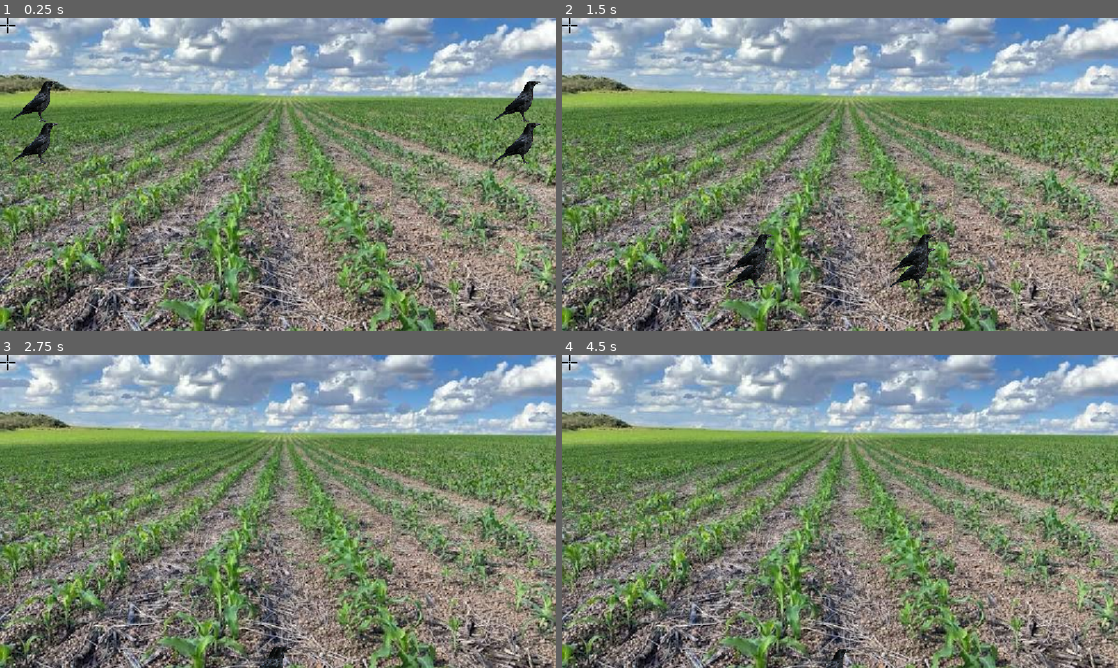
Above: before the commit, frames 1-4 (two rows, left to right).
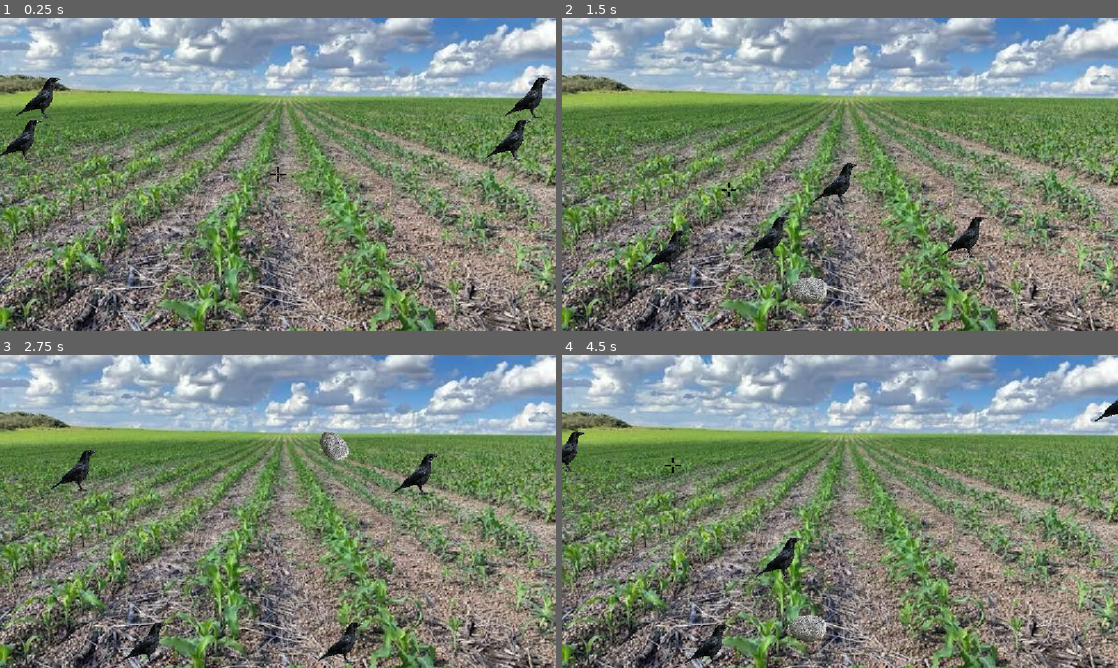
Above: after the commit, the same moments.

Repository: Alanderson-LS/Jogo-Tortarado
Game: Godot game, scene res://scenes/rockgunner.tscn
Two runs of this game, one before a commit and one after it. Both use one fixed random seed, a clock stepped at 60 frames per second and the inputs below.
Inputs (mouse positions are in pixels of both pictures, inside the frame that each line leads up to):
- Up to frame 1 (0.25 s): no input
- Up to frame 2 (1.5 s): move the mouse to (962, 158) at 0.52 s; click (962, 158) at 0.6 s; move the mouse to (728, 190) at 1.27 s; click (728, 190) at 1.35 s
- Up to frame 3 (2.75 s): move the mouse to (333, 442) at 2.02 s; click (333, 442) at 2.1 s
- Up to frame 4 (4.5 s): move the mouse to (812, 574) at 2.77 s; click (812, 574) at 2.85 s; move the mouse to (1006, 558) at 3.52 s; click (1006, 558) at 3.6 s; move the mouse to (673, 464) at 4.27 s; click (673, 464) at 4.35 s

The runs differ from the first frame. In frame 1, 1.8% of the frame differs, in the area x 0-99%, y 0-53%; in frame 2, 2.7%, in the area x 0-77%, y 0-92%; in frame 3, 1.8%; in frame 4, 1.5%.
Error before the commit: Parse Error: Preload file "res://rock.png" does not exist. (res://scenes/Scripts/CrosshairControl.gd:6)

Commit message:
feat: added random bird landing position and fixed wrong paths after filesystem revamp

Diff:
--- a/scenes/Scripts/CrosshairControl.gd
+++ b/scenes/Scripts/CrosshairControl.gd
@@ -3,7 +3,7 @@
 @onready var sfx_Crow: AudioStreamPlayer2D = $"../../SfxCrow"
 @onready var sfx_Throw: AudioStreamPlayer2D = $"../../SfxThrow"
 
-@export var projetil_texture: Texture2D = preload("res://rock.png")
+@export var projetil_texture: Texture2D = preload("res://scenes/Sprites/rock.png")
 @export var velocidade := 800.0
 @export var drop := 100.0
 @export var cooldown := 0.5
@@ -73,7 +73,6 @@
 func _on_pedra_hit(alvo: Area2D, projetil: Control) -> void:
 	var bird = alvo.get_parent()
 	if bird.has_method("sair"):
-		#VfxManager.play_vfx(preload("res://scenes/SFXs/crow.mp3"), alvo.global_position)
 		sfx_Crow.play()
 		bird.sair()
 	if is_instance_valid(projetil):
@@ -96,7 +95,6 @@
 		size.x / 2 - projetil.size.x / 2,
 		size.y - projetil.size.y / 2
 	)
-	#VfxManager.play_vfx(preload("res://scenes/SFXs/throw1.mp3"), projetil.global_position, -10)
 	sfx_Throw.play()
 
 	var area = Area2D.new()
--- a/scenes/Scripts/bird.gd
+++ b/scenes/Scripts/bird.gd
@@ -1,7 +1,7 @@
 extends Node2D
 
-@export var inicio = Vector2(0, 200)
-@export var comida = Vector2(550, 650)
+@export var inicio:Vector2
+@export var comida:Vector2
 # Called when the node enters the scene tree for the first time.
 func _ready() -> void:
 	entrar()
--- a/scenes/Scripts/scare_birds.gd
+++ b/scenes/Scripts/scare_birds.gd
@@ -1,17 +1,28 @@
 extends Node2D
 const BIRD = preload("res://scenes/bird.tscn")
 
+var landOptions = [100,200,300,400,500,600,700,800,900,1000]
+
+func pick_random_no_repeat():
+	var chosen = landOptions.pick_random()
+	landOptions.erase(chosen)
+	return chosen
+
 # Called when the node enters the scene tree for the first time.
 func _ready() -> void:
-	create_bird(0, 200)
-	create_bird(0, 100)
-	create_bird(1150, 200)
-	create_bird(1150, 100)
+	create_bird(0, 200, pick_random_no_repeat())
+	create_bird(0, 100, pick_random_no_repeat())
+	create_bird(1150, 200, pick_random_no_repeat())
+	create_bird(1150, 100, pick_random_no_repeat())
 
-func create_bird(x, y):
+func create_bird(x, y, landPos):
 	var new_bird = BIRD.instantiate()
 
 	new_bird.inicio = Vector2(x, y)
+	new_bird.comida = Vector2(
+		landPos,
+		600
+	)
 
 	add_child(new_bird)
 # Called every frame. 'delta' is the elapsed time since the previous frame.
